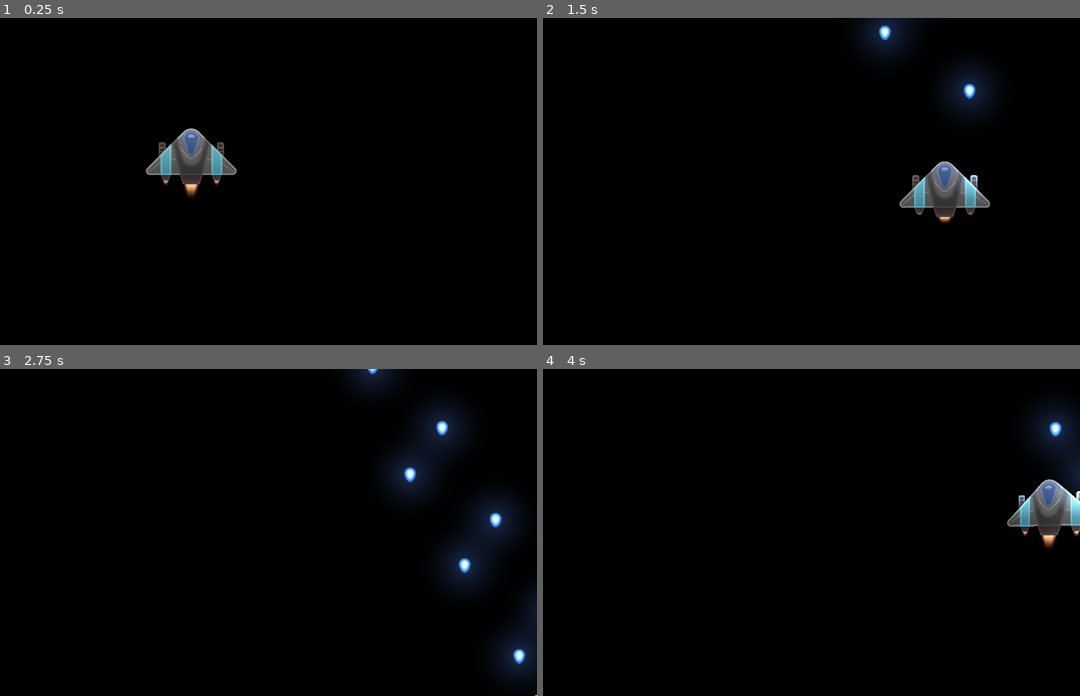
Above: before the commit, frames 1-4 (two rows, left to right).
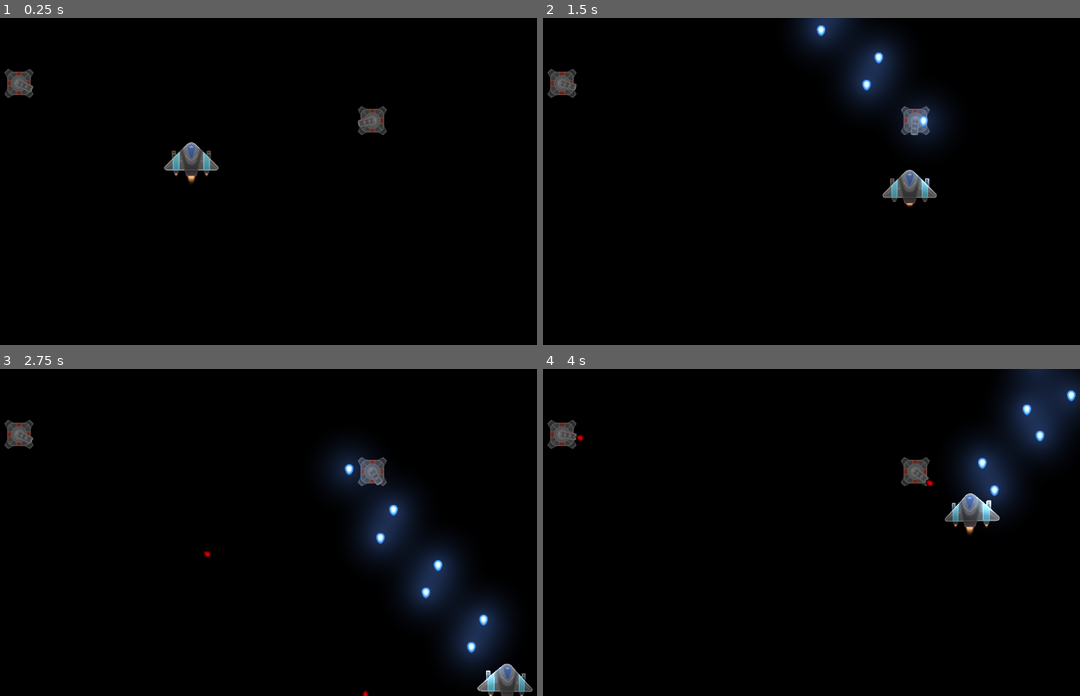
Above: after the commit, the same moments.

Repository: OneginIII/2D-Game
Game: Godot game, scene res://scenes/main.tscn
Same seed, same stepped clock (60 frames per second), same inputs: the game is played once before the commit and once after it.
Inputs:
- Up to frame 1 (0.25 s): no input
- Up to frame 2 (1.5 s): tap Enter at 0.5 s; hold D (right) 0.53-1.28 s; hold Ctrl (fire) 0.53-1.28 s; hold S (down) from 1.28 s (still down); tap Ctrl (fire) at 1.35 s
- Up to frame 3 (2.75 s): release S (down) at 2.03 s; hold D (right) from 2.03 s (still down); hold Ctrl (fire) from 2.03 s (still down)
- Up to frame 4 (4 s): release D (right) at 2.78 s; release Ctrl (fire) at 2.78 s; hold W (up) 2.78-3.53 s; tap Ctrl (fire) at 2.85 s; hold A (left) from 3.53 s (still down); hold Ctrl (fire) from 3.53 s (still down)

The runs differ from the first frame. In frame 1, 2.3% of the frame differs, in the area x 0-73%, y 15-55%; in frame 2, 7.4%; in frame 3, 13%, in the area x 0-100%, y 0-100%; in frame 4, 8.4%.

Commit message:
Update player, add edge collision, add initial turret enemy

Diff:
--- a/project.godot
+++ b/project.godot
@@ -65,6 +65,12 @@
  ]
 }
 
+[layer_names]
+
+2d_physics/layer_1="World"
+2d_physics/layer_2="Player"
+2d_physics/layer_3="Enemy"
+
 [physics]
 
 common/enable_pause_aware_picking=true
--- a/scenes/game/entity/bullet/base_bullet.gd
+++ b/scenes/game/entity/bullet/base_bullet.gd
@@ -1,14 +1,10 @@
 extends Area2D
 
-export var direction_vector := Vector2(0.0, -100.0)
-export var lifetime := 5.0
-
-var lifetime_timer := Timer.new()
-
-func _ready():
-	add_child(lifetime_timer)
-	lifetime_timer.connect("timeout", self, "queue_free")
-	lifetime_timer.start(lifetime)
+export var speed : float = 10.0
+export var damage : int = 10
+export var active_area := Rect2(0.0, 0.0, 128.0, 128.0)
 
 func _physics_process(delta):
-	translate(direction_vector * delta)
+	active_area.position = global_position - (active_area.size / 2.0)
+	if not active_area.intersects(get_viewport_rect()):
+		queue_free()
--- /dev/null
+++ b/scenes/game/entity/bullet/enemy/turret_bullet.gd
@@ -0,0 +1,7 @@
+extends "res://scenes/game/entity/bullet/base_bullet.gd"
+
+var direction := Vector2.UP
+
+func _physics_process(delta):
+	._physics_process(delta)
+	translate(direction * speed)
--- /dev/null
+++ b/scenes/game/entity/bullet/enemy/turret_bullet.tscn
@@ -0,0 +1,13 @@
+[gd_scene load_steps=4 format=2]
+
+[ext_resource path="res://scenes/game/entity/bullet/base_bullet.tscn" type="PackedScene" id=1]
+[ext_resource path="res://scenes/game/entity/player/assets/bullet.png" type="Texture" id=2]
+[ext_resource path="res://scenes/game/entity/bullet/enemy/turret_bullet.gd" type="Script" id=3]
+
+[node name="TurretBullet" instance=ExtResource( 1 )]
+script = ExtResource( 3 )
+
+[node name="Sprite" parent="." index="1"]
+modulate = Color( 1, 0, 0, 1 )
+scale = Vector2( 0.25, 0.25 )
+texture = ExtResource( 2 )
--- /dev/null
+++ b/scenes/game/entity/bullet/player/player_bullet.gd
@@ -0,0 +1,7 @@
+extends "res://scenes/game/entity/bullet/base_bullet.gd"
+
+export var direction := Vector2.UP
+
+func _physics_process(delta):
+	._physics_process(delta)
+	translate(direction * speed)
--- a/scenes/game/entity/bullet/player/player_bullet.tscn
+++ b/scenes/game/entity/bullet/player/player_bullet.tscn
@@ -1,18 +1,20 @@
-[gd_scene load_steps=5 format=2]
+[gd_scene load_steps=6 format=2]
 
 [ext_resource path="res://scenes/game/entity/bullet/base_bullet.tscn" type="PackedScene" id=1]
 [ext_resource path="res://scenes/game/entity/player/assets/bullet.png" type="Texture" id=2]
 [ext_resource path="res://scenes/game/entity/player/assets/bullet_light.png" type="Texture" id=3]
+[ext_resource path="res://scenes/game/entity/bullet/player/player_bullet.gd" type="Script" id=4]
 
 [sub_resource type="CanvasItemMaterial" id=1]
 blend_mode = 1
 
 [node name="PlayerBullet" instance=ExtResource( 1 )]
-direction_vector = Vector2( 0, -1000 )
-lifetime = 2.0
+collision_layer = 2
+collision_mask = 4
+script = ExtResource( 4 )
 
 [node name="Sprite" parent="." index="1"]
-scale = Vector2( 0.4, 0.4 )
+scale = Vector2( 0.3, 0.3 )
 texture = ExtResource( 2 )
 
 [node name="Light" type="Sprite" parent="." index="2"]
--- /dev/null
+++ b/scenes/game/entity/edge_collision/edge_collision.gd
@@ -0,0 +1,25 @@
+extends StaticBody2D
+
+onready var top_shape := $TopShape
+onready var bottom_shape := $BottomShape
+onready var left_shape := $LeftShape
+onready var right_shape := $RightShape
+
+func _ready():
+	adjust_shapes()
+	get_viewport().connect("size_changed", self, "adjust_shapes")
+
+func adjust_shapes():
+	var viewport_rect := get_viewport_rect()
+	top_shape.position.x = viewport_rect.size.x / 2.0
+	top_shape.position.y = -(top_shape.shape.extents.y)
+	top_shape.shape.extents.x = viewport_rect.size.x / 2.0
+	bottom_shape.position.x = viewport_rect.size.x / 2.0
+	bottom_shape.position.y = (bottom_shape.shape.extents.y) + viewport_rect.size.y
+	bottom_shape.shape.extents.x = viewport_rect.size.x / 2.0
+	left_shape.position.x = -(left_shape.shape.extents.x)
+	left_shape.position.y = viewport_rect.size.y / 2.0
+	left_shape.shape.extents.y = viewport_rect.size.y / 2.0
+	right_shape.position.x = (right_shape.shape.extents.x) + viewport_rect.size.x
+	right_shape.position.y = viewport_rect.size.y / 2.0
+	right_shape.shape.extents.y = viewport_rect.size.y / 2.0
--- /dev/null
+++ b/scenes/game/entity/edge_collision/edge_collision.tscn
@@ -0,0 +1,26 @@
+[gd_scene load_steps=6 format=2]
+
+[ext_resource path="res://scenes/game/entity/edge_collision/edge_collision.gd" type="Script" id=1]
+
+[sub_resource type="RectangleShape2D" id=1]
+
+[sub_resource type="RectangleShape2D" id=2]
+
+[sub_resource type="RectangleShape2D" id=3]
+
+[sub_resource type="RectangleShape2D" id=4]
+
+[node name="EdgeCollision" type="StaticBody2D"]
+script = ExtResource( 1 )
+
+[node name="TopShape" type="CollisionShape2D" parent="."]
+shape = SubResource( 1 )
+
+[node name="BottomShape" type="CollisionShape2D" parent="."]
+shape = SubResource( 2 )
+
+[node name="LeftShape" type="CollisionShape2D" parent="."]
+shape = SubResource( 3 )
+
+[node name="RightShape" type="CollisionShape2D" parent="."]
+shape = SubResource( 4 )
--- /dev/null
+++ b/scenes/game/entity/enemy/base_enemy.gd
@@ -0,0 +1,3 @@
+extends Node2D
+
+export var health : int = 100
--- /dev/null
+++ b/scenes/game/entity/enemy/base_enemy.tscn
@@ -0,0 +1,13 @@
+[gd_scene load_steps=3 format=2]
+
+[ext_resource path="res://scenes/game/entity/enemy/base_enemy.gd" type="Script" id=1]
+
+[sub_resource type="CircleShape2D" id=1]
+
+[node name="BaseEnemy" type="KinematicBody2D"]
+script = ExtResource( 1 )
+
+[node name="Shape" type="CollisionShape2D" parent="."]
+shape = SubResource( 1 )
+
+[node name="Sprite" type="Sprite" parent="."]
--- /dev/null
+++ b/scenes/game/entity/enemy/turret/turret.gd
@@ -0,0 +1,27 @@
+extends "res://scenes/game/entity/enemy/base_enemy.gd"
+
+onready var bullet_scene := preload("res://scenes/game/entity/bullet/enemy/turret_bullet.tscn")
+onready var head := $Head
+onready var shoot_position := $Head/ShootPosition
+
+var player_node
+
+const ANGLE_OFFSET := 90.0
+
+func _ready():
+	player_node = get_tree().root.find_node("Player", true, false)
+
+func _physics_process(delta):
+	if player_node != null:
+		head.look_at(player_node.global_position)
+		head.rotate(deg2rad(ANGLE_OFFSET))
+
+func shoot():
+	var bullet = bullet_scene.instance()
+	bullet.rotation = shoot_position.global_rotation
+	bullet.global_position = shoot_position.global_position
+	bullet.direction = bullet.direction.rotated(bullet.rotation)
+	get_parent().add_child(bullet)
+
+func _on_ShootTimer_timeout():
+	shoot()
--- /dev/null
+++ b/scenes/game/entity/enemy/turret/turret.tscn
@@ -0,0 +1,31 @@
+[gd_scene load_steps=6 format=2]
+
+[ext_resource path="res://scenes/game/entity/enemy/base_enemy.tscn" type="PackedScene" id=1]
+[ext_resource path="res://scenes/game/entity/enemy/turret/turret.gd" type="Script" id=2]
+[ext_resource path="res://scenes/game/entity/enemy/turret/assets/turret.png" type="Texture" id=3]
+[ext_resource path="res://scenes/game/entity/enemy/turret/assets/turret_head.png" type="Texture" id=4]
+
+[sub_resource type="RectangleShape2D" id=1]
+extents = Vector2( 112, 112 )
+
+[node name="Turret" instance=ExtResource( 1 )]
+scale = Vector2( 0.25, 0.25 )
+script = ExtResource( 2 )
+
+[node name="Shape" parent="." index="0"]
+shape = SubResource( 1 )
+
+[node name="Sprite" parent="." index="1"]
+texture = ExtResource( 3 )
+
+[node name="Head" type="Sprite" parent="." index="2"]
+texture = ExtResource( 4 )
+
+[node name="ShootPosition" type="Position2D" parent="Head" index="0"]
+position = Vector2( 0, -160 )
+
+[node name="ShootTimer" type="Timer" parent="." index="3"]
+wait_time = 2.0
+autostart = true
+
+[connection signal="timeout" from="ShootTimer" to="." method="_on_ShootTimer_timeout"]
--- a/scenes/game/entity/player/player.gd
+++ b/scenes/game/entity/player/player.gd
@@ -8,7 +8,7 @@
 
 signal gun_fired(gun_position)
 
-export var speed := 10.0
+export var speed := 500.0
 export var acceleration := 10.0
 export var fire_rate := 0.5
 
@@ -26,16 +26,16 @@
 	add_child(fire_rate_timer)
 	connect("gun_fired", player_visual, "gun_fired")
 
-func _physics_process(delta):
-	current_move_vector = current_move_vector.move_toward(input_move_vector, delta * acceleration)
-	move_and_collide(current_move_vector * speed)
-
-func _process(_delta):
+func _process(delta):
 	input_move_vector = Vector2(Input.get_axis("left", "right"), Input.get_axis("up", "down"))
 	input_move_vector = input_move_vector.clamped(1.0);
+	current_move_vector = current_move_vector.move_toward(input_move_vector, delta * acceleration)
 	if Input.is_action_pressed("fire"):
 		fire()
 	player_visual.reference_vector = current_move_vector
+
+func _physics_process(_delta):
+	move_and_slide(current_move_vector * speed)
 
 func fire():
 	if fire_rate_timer.is_stopped():
--- a/scenes/game/entity/player/player.tscn
+++ b/scenes/game/entity/player/player.tscn
@@ -30,6 +30,7 @@
 viewport_path = NodePath("Visual/PlayerViewport")
 
 [node name="Player" type="KinematicBody2D"]
+collision_layer = 2
 script = ExtResource( 1 )
 fire_rate = 0.1
 
--- a/scenes/game/game.tscn
+++ b/scenes/game/game.tscn
@@ -1,8 +1,19 @@
-[gd_scene load_steps=2 format=2]
+[gd_scene load_steps=4 format=2]
 
 [ext_resource path="res://scenes/game/entity/player/player.tscn" type="PackedScene" id=1]
+[ext_resource path="res://scenes/game/entity/edge_collision/edge_collision.tscn" type="PackedScene" id=2]
+[ext_resource path="res://scenes/game/entity/enemy/turret/turret.tscn" type="PackedScene" id=3]
 
 [node name="Game" type="Node2D"]
 
 [node name="Player" parent="." instance=ExtResource( 1 )]
 position = Vector2( 520, 320 )
+scale = Vector2( 0.6, 0.6 )
+
+[node name="EdgeCollision" parent="." instance=ExtResource( 2 )]
+
+[node name="Turret" parent="." instance=ExtResource( 3 )]
+position = Vector2( 141, 144 )
+
+[node name="Turret2" parent="." instance=ExtResource( 3 )]
+position = Vector2( 918, 226 )
Binary file added: scenes/game/entity/enemy/turret/assets/turret.png
Not shown, added: scenes/game/entity/enemy/turret/assets/turret.png.import
Binary file added: scenes/game/entity/enemy/turret/assets/turret_head.png
Not shown, added: scenes/game/entity/enemy/turret/assets/turret_head.png.import
